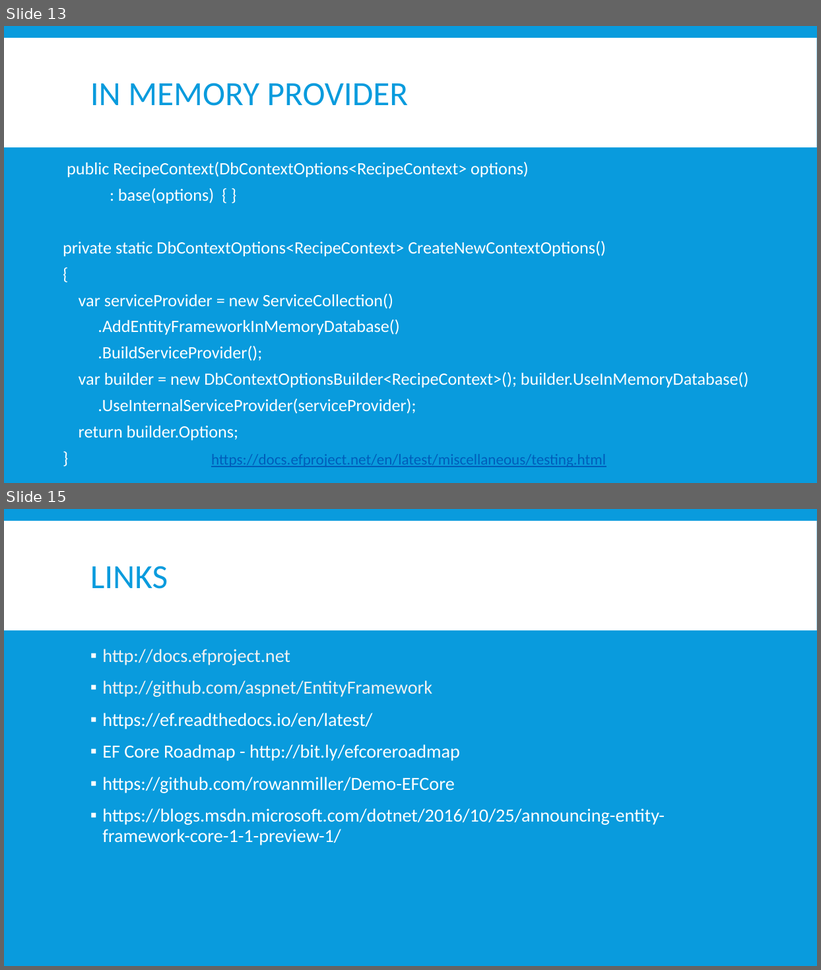
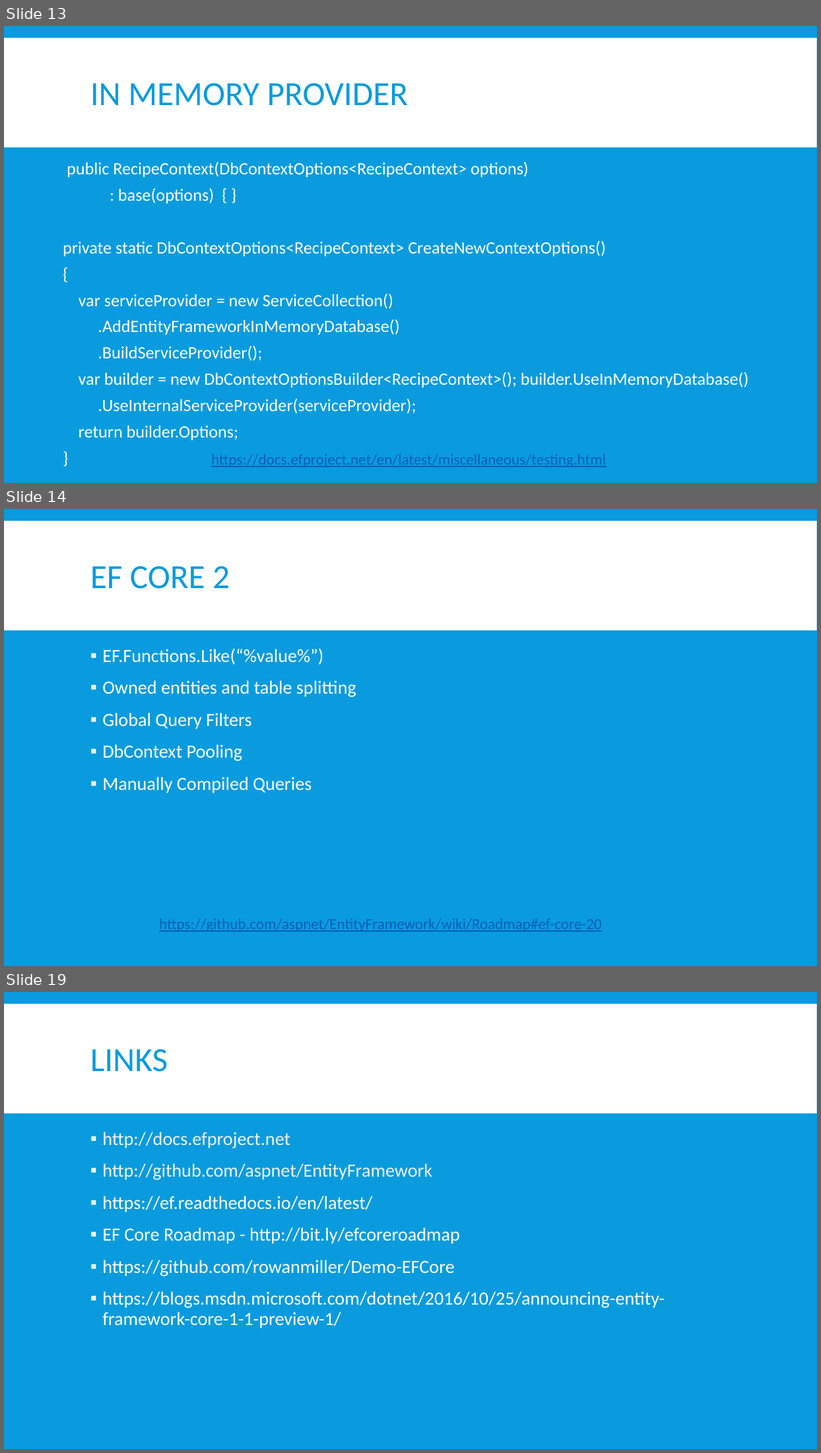
Before and after one commit to jwooley/EfCore, a slide deck: EfCoreGettingStarted.pptx. Shown one above the other, each under a label of ours: slides 13 and 15 before the commit, slides 13, 14 and 19 after it; the slides between them are not shown. The pictures are 821x970 and 821x1453 pixels, drawn with LibreOffice and Linux fonts; fonts in the diff are those of the drawing. Boxes give left, top, right and bottom in pixels: in the first picture for what was removed or moved away, otherwise in the second. Text is boxed around its words. In the diff, an @@ line names an element or a change of style, - is before the commit and + after.

```diff
--- a/EfCoreGettingStarted.pptx
+++ b/EfCoreGettingStarted.pptx
@@ slide 14 added at bbox=[4, 509, 817, 966], background #099BDD; not listed: 1 template element that a slide beside it also shows @@
@@ title added at bbox=[90, 566, 230, 589], 40 pt, text #099BDD @@
+EF CORE 2
@@ text added at bbox=[102, 648, 356, 793], 22 pt, text #FFFFFF @@
+▪ EF.Functions.Like(“%value%”)
+▪ Owned entities and table splitting
+▪ Global Query Filters
+▪ DbContext Pooling
+▪ Manually Compiled Queries
@@ text added at bbox=[159, 919, 602, 932], 18 pt, text #005DBA, underline @@
+https://github.com/aspnet/EntityFramework/wiki/Roadmap#ef-core-20
@@ what was slide 15 is now slide 19 @@
```
Also in this commit, not shown: 3 slides changed, 3 other slides added.
